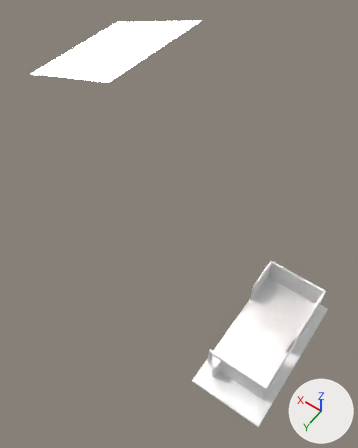
An edit to the Blender file modells/smartroom.blend, drawn before and after from the same camera.
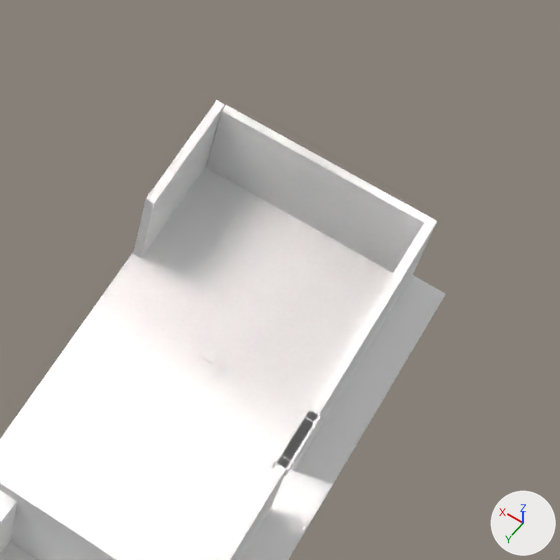
Each version appears first whole from a camera (50 mm lens) standing at (-45.1, 205.6, 383.0) and looking at (81.9, 27.8, 103.6), and next in a close-up on the part from 61% to 100% of the width and 53% to 84% of the height. The lights are fixed; the arrows at lower right show +X, +Y and +Z.

The scene before the commit, as lines of its bpy script (objects in view):
```python
ob_fa_épület_alap = bpy.data.objects.new('Fa épület alap', me_cube_011)
ob_fa_épület_alap.location = (0.2, 22.8, -1.0)
ob_fa_épület_alap.scale = (30.0, 60.0, 1.0)
ob_fa_épület_alap_001 = bpy.data.objects.new('Fa épület alap.001', me_cube_001)
ob_fa_épület_alap_001.location = (0.2, 22.8, -1.0)
ob_fa_épület_alap_001.scale = (30.0, 65.2, 1.0)
ob_fa_épület_alap_002 = bpy.data.objects.new('Fa épület alap.002', me_cube_002)
ob_fa_épület_alap_002.location = (-21.0, 22.9, 21.5)
ob_fa_épület_alap_002.scale = (45.0, 92.3, 1.0)
ob_kanapé_mesh = bpy.data.objects.new('Kanapé mesh', me_cube_010)
ob_kanapé_mesh.location = (3.4, -29.1, 5.0)
ob_kanapé_mesh.scale = (0.14, 0.06, 0.05)
```
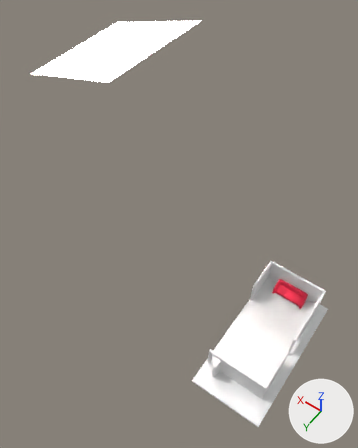
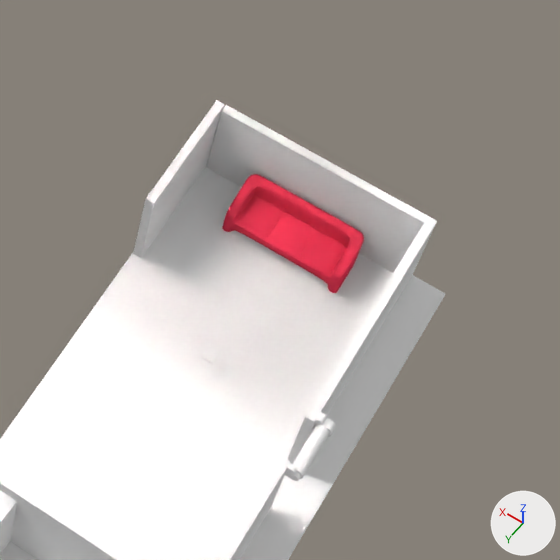
Where the change shows, as pixel boxes (x1, y1, x2, y2) in the close-ups (560 x 560 px):
```json
{"object": "Kanapé mesh", "change": "shown", "after": [222, 174, 364, 293], "on screen": "red"}
{"object": "Fa épület alap.002", "change": "hidden", "before": [272, 409, 320, 477]}
{"object": "Circle.003", "change": "added", "after": [292, 425, 329, 479]}
{"object": "Circle.001", "change": "added", "after": [313, 412, 336, 437]}
{"object": "Circle.002", "change": "added", "after": [284, 463, 301, 481]}
{"object": "Fa épület alap.001", "change": "deleted", "before": [282, 418, 313, 460]}
```

Edits to the scene script, one JSON object a line:
```json
{"op": "add", "block": "me_circle_004", "code": ["me_circle_004 = bpy.data.meshes.new('Circle.004')", "me_circle_004.from_pydata(...)  # 150 vertices, 151 faces; spans x -254.0..135.0, y -23.0..317.0, z 21.0..81.0"]}
{"op": "add", "block": "me_circle_002", "code": ["me_circle_002 = bpy.data.meshes.new('Circle.002')", "me_circle_002.from_pydata(...)  # 54 vertices, 77 faces; spans x -200.0..135.0, y -23.0..200.0, z 0.0..81.0"]}
{"op": "add", "block": "me_circle_005", "code": ["me_circle_005 = bpy.data.meshes.new('Circle.005')", "me_circle_005.from_pydata(...)  # 256 vertices, 276 faces; spans x -100.0..100.0, y -100.0..100.0, z -793.0..299.0"]}
{"op": "remove", "block": "ob_fa_épület_alap_001", "code": ["ob_fa_épület_alap_001 = bpy.data.objects.new('Fa épület alap.001', me_cube_001)", "ob_fa_épület_alap_001.location = (0.2, 22.8, -1.0)", "ob_fa_épület_alap_001.scale = (30.0, 65.2, 1.0)"]}
{"op": "set", "path": "ob_fa_épület_alap_002.location", "old": "(-21.0, 22.9, 21.5)", "new": "(-21.0, 22.9, 20.5)"}
{"op": "set", "path": "ob_fa_épület_alap_002.scale", "old": "(45.0, 92.3, 1.0)", "new": "(45.0, 92.3, 1.67)"}
{"op": "add", "block": "ob_fa_épület_alap_002", "code": "ob_fa_épület_alap_002.hide_set(True)  # its collection is switched off"}
{"op": "remove", "block": "ob_kanapé_mesh", "code": "ob_kanapé_mesh.hide_set(True)  # its collection is switched off"}
{"op": "add", "block": "ob_circle_001", "code": ["ob_circle_001 = bpy.data.objects.new('Circle.001', me_circle_004)", "ob_circle_001.location = (-22.3, 17.8, 21.5)", "ob_circle_001.rotation_euler = (1.571, -1.565, 0.0)  # degrees (90, -90, 0)", "ob_circle_001.scale = (0.0104, 0.0112, 0.032)"]}
{"op": "add", "block": "ob_circle_002", "code": ["ob_circle_002 = bpy.data.objects.new('Circle.002', me_circle_002)", "ob_circle_002.location = (-22.3, 29.1, 21.5)", "ob_circle_002.rotation_euler = (1.571, -1.565, 0.0)  # degrees (90, -90, 0)", "ob_circle_002.scale = (0.0104, 0.0131, 0.0124)"]}
{"op": "add", "block": "ob_circle_003", "code": ["ob_circle_003 = bpy.data.objects.new('Circle.003', me_circle_005)", "ob_circle_003.location = (-23.9, 20.1, 20.4)", "ob_circle_003.rotation_euler = (1.571, 0.0, 0.0)  # degrees (90, 0, 0)", "ob_circle_003.scale = (0.0146, 0.0146, 0.0101)"]}
```
